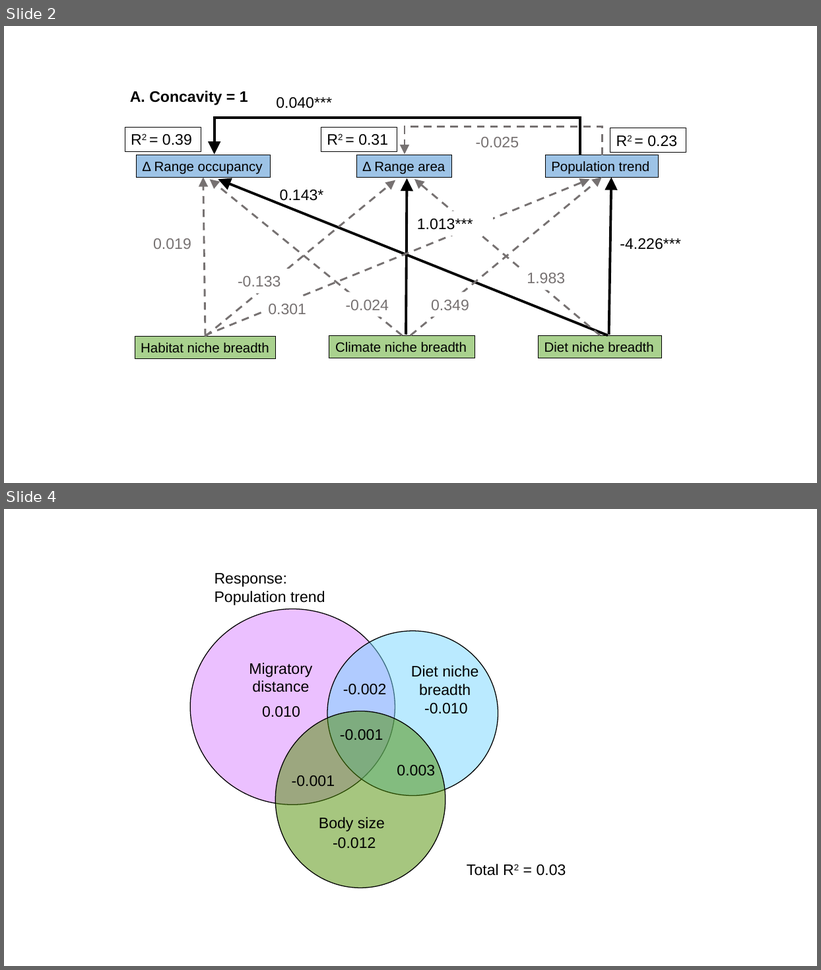
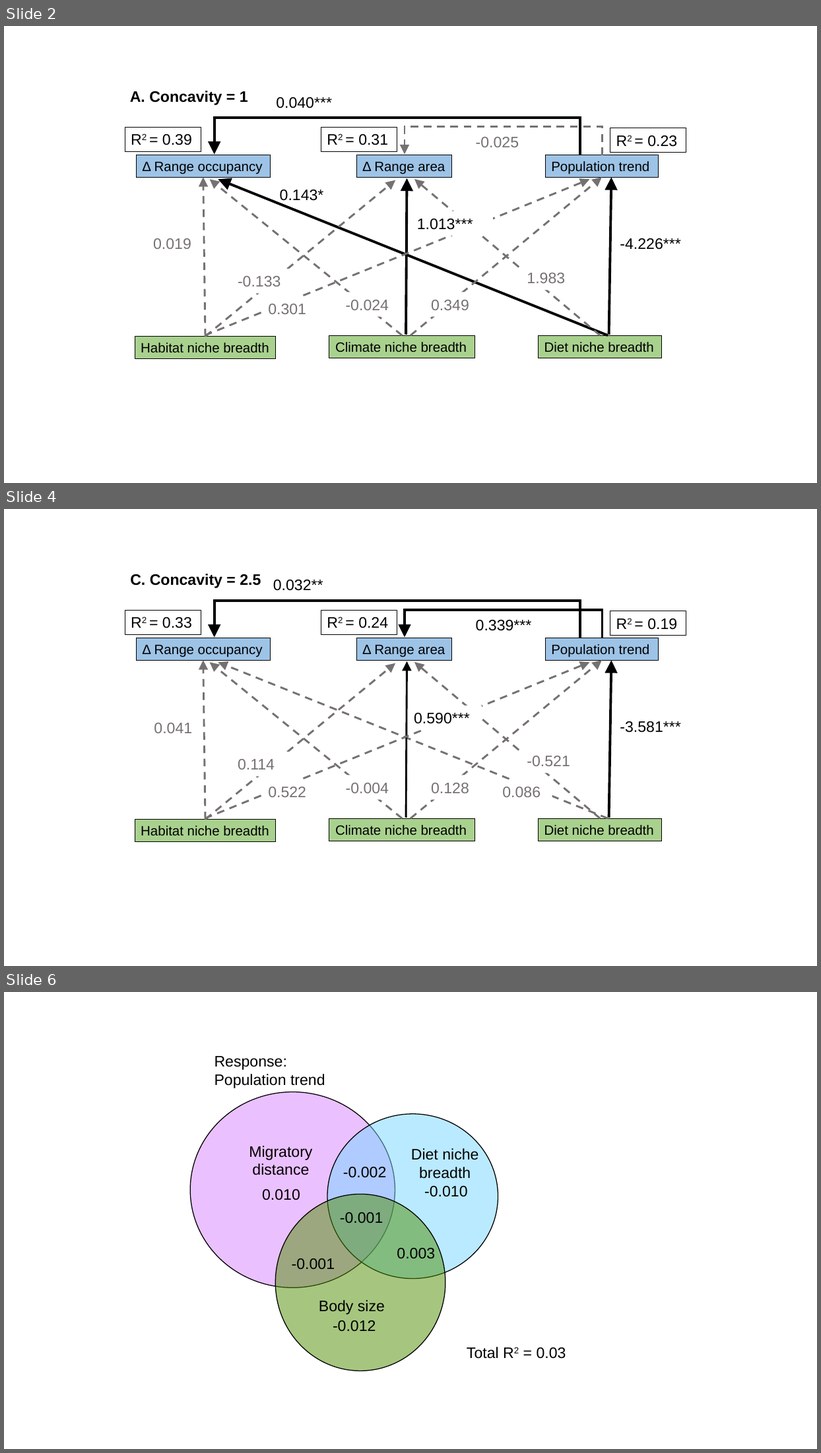
Before and after one commit to zahraddeen1/avian-range-shifts, a slide deck: figures/sem_venn_figures.pptx. Shown one above the other, each under a label of ours: slides 2 and 4 before the commit, slides 2, 4 and 6 after it; the slides between them are not shown. The pictures are 821x970 and 821x1453 pixels, drawn with LibreOffice and Linux fonts; fonts in the diff are those of the drawing. Boxes give left, top, right and bottom in pixels: in the first picture for what was removed or moved away, otherwise in the second. Text is boxed around its words. In the diff, an @@ line names an element or a change of style, - is before the commit and + after.

Commit message:
add intermediate concavity sensitivity analyses

```diff
--- a/figures/sem_venn_figures.pptx
+++ b/figures/sem_venn_figures.pptx
@@ slide 4 added at bbox=[4, 509, 817, 966], background #FFFFFF @@
@@ text added at bbox=[130, 574, 261, 588], 18 pt, text #000000, bold @@
+C. Concavity = 2.5
@@ rectangle added at bbox=[267, 572, 341, 597], fill #FFFFFF, 18 pt, text #000000 @@
+0.032**
@@ elbow arrow added from (580, 638) to (215, 637), #000000 3 pt @@
@@ rectangle added at bbox=[125, 610, 201, 634], fill #FFFFFF, outline #000000 0.75 pt, 18 pt, text #000000 @@
+R2 = 0.33
@@ rectangle added at bbox=[321, 610, 397, 634], fill #FFFFFF, outline #000000 0.75 pt, 18 pt, text #000000 @@
+R2 = 0.24
@@ elbow arrow added from (603, 638) to (405, 637), #000000 3 pt @@
@@ rectangle added at bbox=[470, 613, 539, 637], fill #FFFFFF, 18 pt, text #000000 @@
+0.339***
@@ rectangle added at bbox=[611, 611, 686, 635], fill #FFFFFF, outline #000000 0.75 pt, 18 pt, text #000000 @@
+R2 = 0.19
@@ rectangle added at bbox=[137, 638, 270, 660], fill #9DC3E6, outline #000000 0.75 pt, 16 pt, text #000000 @@
+Δ Range occupancy
@@ rectangle added at bbox=[356, 638, 452, 660], fill #9DC3E6, outline #000000 0.75 pt, 16 pt, text #000000 @@
+Δ Range area
@@ rectangle added at bbox=[546, 638, 659, 660], fill #9DC3E6, outline #000000 0.75 pt, 16 pt, text #000000 @@
+Population trend
@@ arrow added from (205, 819) to (203, 660), #767171 2.25 pt dashed @@
@@ arrow added from (205, 819) to (589, 662), #767171 2.25 pt dashed @@
@@ arrow added from (205, 819) to (395, 663), #767171 2.25 pt dashed @@
@@ arrow added from (403, 819) to (209, 662), #767171 2.25 pt dashed @@
@@ arrow added from (608, 819) to (218, 662), #767171 2.25 pt dashed @@
@@ arrow added from (406, 818) to (407, 661), #000000 2.25 pt @@
@@ arrow added from (411, 819) to (602, 660), #767171 2.25 pt dashed @@
@@ arrow added from (601, 819) to (415, 662), #767171 2.25 pt dashed @@
@@ arrow added from (609, 818) to (612, 660), #000000 3 pt @@
@@ text added at bbox=[154, 723, 192, 733], 18 pt, text #767171 @@
+0.041
@@ text added at bbox=[414, 713, 470, 724], 18 pt, text #000000 @@
+0.590***
@@ text added at bbox=[620, 722, 680, 733], 18 pt, text #000000 @@
+-3.581***
@@ text added at bbox=[238, 759, 275, 770], 18 pt, text #767171 @@
+0.114
@@ text added at bbox=[527, 756, 570, 766], 18 pt, text #767171 @@
+-0.521
@@ text added at bbox=[346, 783, 389, 793], 18 pt, text #767171 @@
+-0.004
@@ text added at bbox=[431, 783, 469, 793], 18 pt, text #767171 @@
+0.128
@@ text added at bbox=[268, 787, 306, 797], 18 pt, text #767171 @@
+0.522
@@ text added at bbox=[502, 787, 541, 797], 18 pt, text #767171 @@
+0.086
@@ rectangle added at bbox=[135, 819, 275, 842], fill #A9D18E, outline #000000 0.75 pt, 16 pt, text #000000 @@
+Habitat niche breadth
@@ rectangle added at bbox=[330, 819, 475, 842], fill #A9D18E, outline #000000 0.75 pt, 16 pt, text #000000 @@
+Climate niche breadth
@@ rectangle added at bbox=[539, 819, 662, 842], fill #A9D18E, outline #000000 0.75 pt, 16 pt, text #000000 @@
+Diet niche breadth
@@ what was slide 4 is now slide 6 @@
```
Also in this commit, not shown: 1 slide changed, 1 other slide added, 4 other files.
